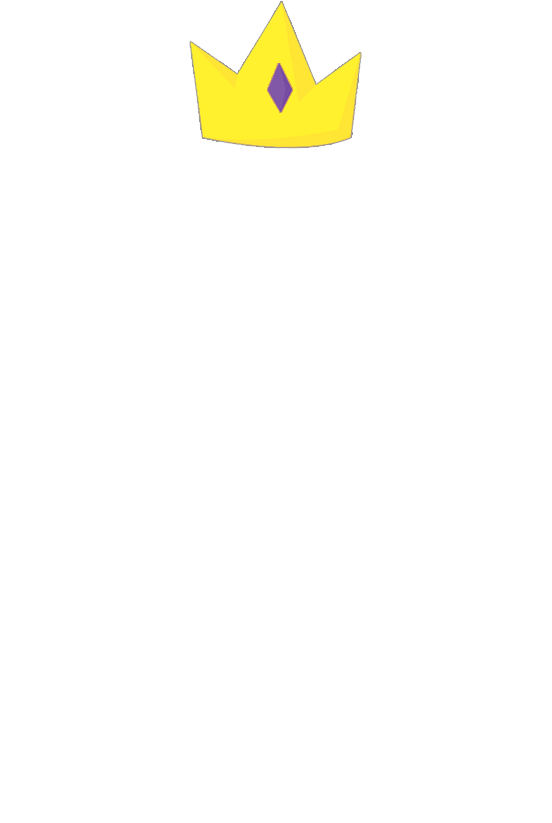
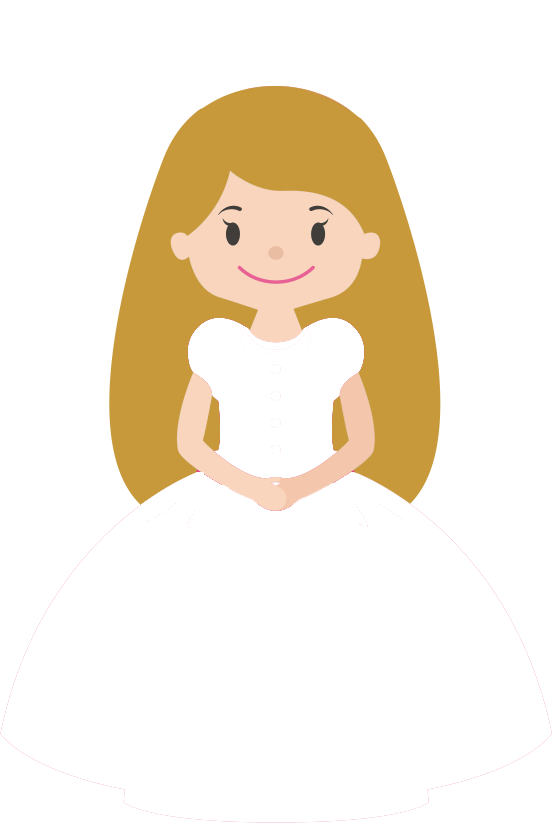
Layers edited between the first and the second 552 × 823 image:
hid "crown" over [190, 1, 361, 148]
showed "Layer 2", moved it above "Layer 7" over [0, 86, 552, 823]
